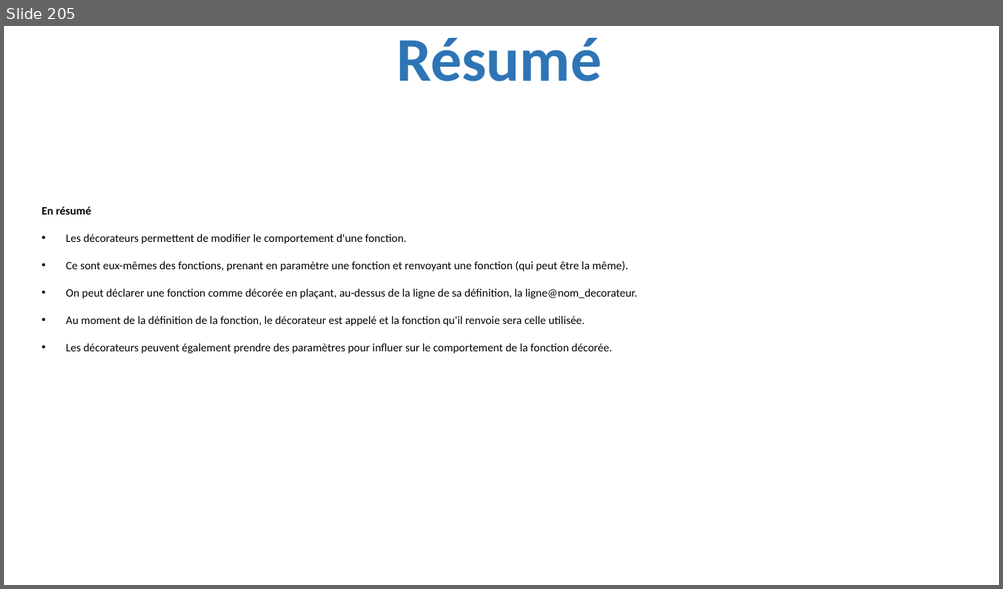
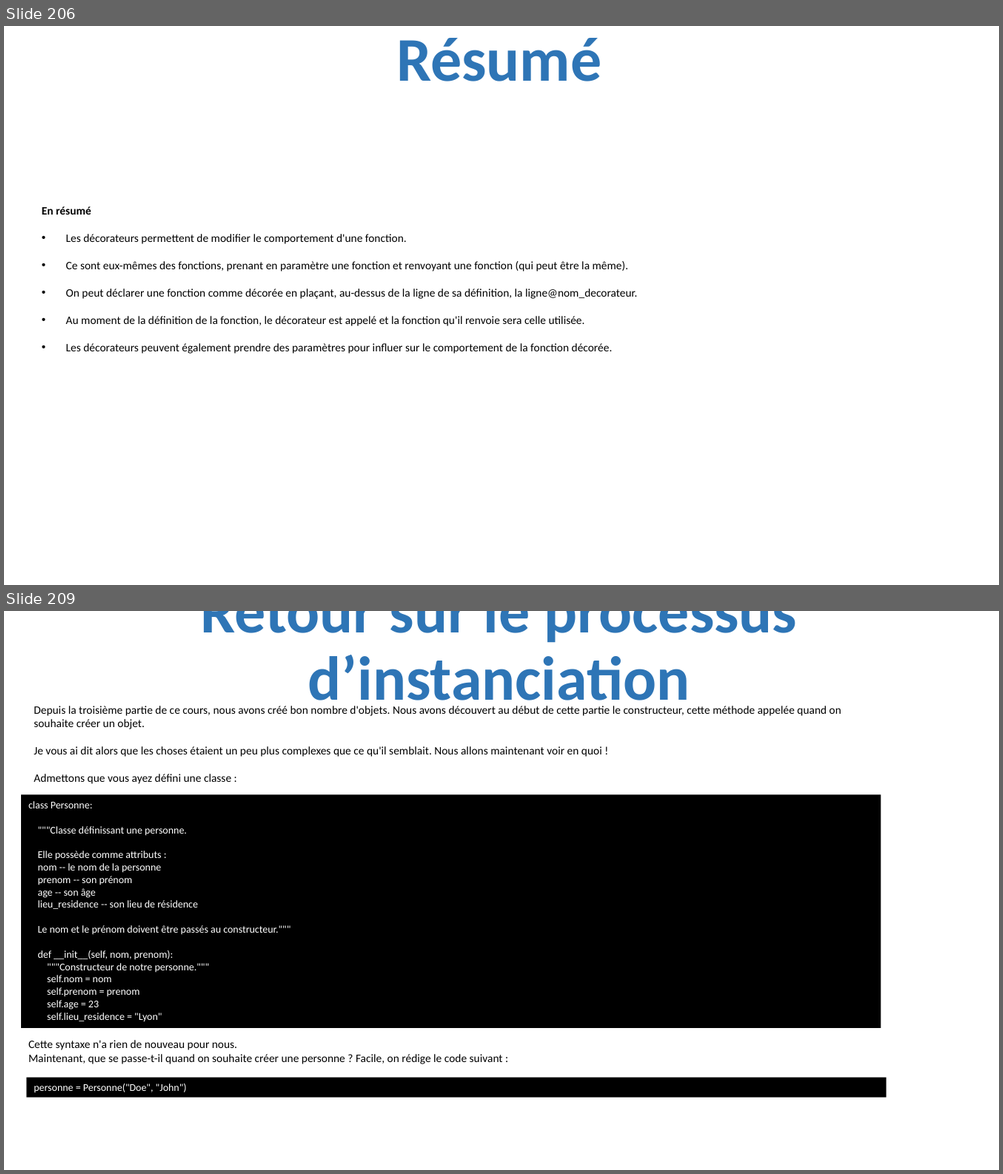
Before and after one commit to julienPalleau/PythonDoc, a slide deck: Python-resume.pptx. Shown one above the other, each under a label of ours: slide 205 before the commit, slides 206 and 209 after it; the slides between them are not shown. The pictures are 1003x589 and 1003x1174 pixels, drawn with LibreOffice and Linux fonts; fonts in the diff are those of the drawing. Boxes give left, top, right and bottom in pixels: in the first picture for what was removed or moved away, otherwise in the second. Text is boxed around its words. In the diff, an @@ line names an element or a change of style, - is before the commit and + after.

```diff
--- a/Python-resume.pptx
+++ b/Python-resume.pptx
@@ slide 209 added at (4,611,999,1170), background #FFFFFF @@
@@ title added at (201,611,797,714), 60 pt, text #2E75B6, bold @@
+Retour sur le processus d’instanciation
@@ text added at (34,706,841,784), 11 pt, text #000000 @@
+Depuis la troisième partie de ce cours, nous avons créé bon nombre d'objets. Nous avons découvert au début de cette partie le constructeur, cette méthode appelée quand on souhaite créer un objet.
+Je vous ai dit alors que les choses étaient un peu plus complexes que ce qu'il semblait. Nous allons maintenant voir en quoi !
+Admettons que vous ayez défini une classe :
@@ rectangle added at (21,795,881,1028), fill #000000, 10 pt, text #FFFFFF @@
+class Personne:
+"""Classe définissant une personne.
+Elle possède comme attributs :
+nom -- le nom de la personne
+prenom -- son prénom
+age -- son âge
+lieu_residence -- son lieu de résidence
+Le nom et le prénom doivent être passés au constructeur."""
+def __init__(self, nom, prenom):
+"""Constructeur de notre personne."""
+self.nom = nom
+self.prenom = prenom
+self.age = 23
+self.lieu_residence = "Lyon"
@@ text added at (28,1040,503,1065), 11 pt, text #000000 @@
+Cette syntaxe n'a rien de nouveau pour nous.
+Maintenant, que se passe-t-il quand on souhaite créer une personne ? Facile, on rédige le code suivant :
@@ rectangle added at (26,1078,886,1098), fill #000000, 10 pt, text #FFFFFF @@
+personne = Personne("Doe", "John")
@@ what was slide 205 is now slide 206 @@
```
Also in this commit, not shown: 15 other slides added.
